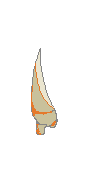
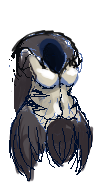
The second 96 x 192 image is a revision of the first. Changes to its layers:
added layer "Paint Layer 2" above "Paint Layer 1" over [9,30,94,183]
hid "Paint Layer 1" over [9,30,64,183]
